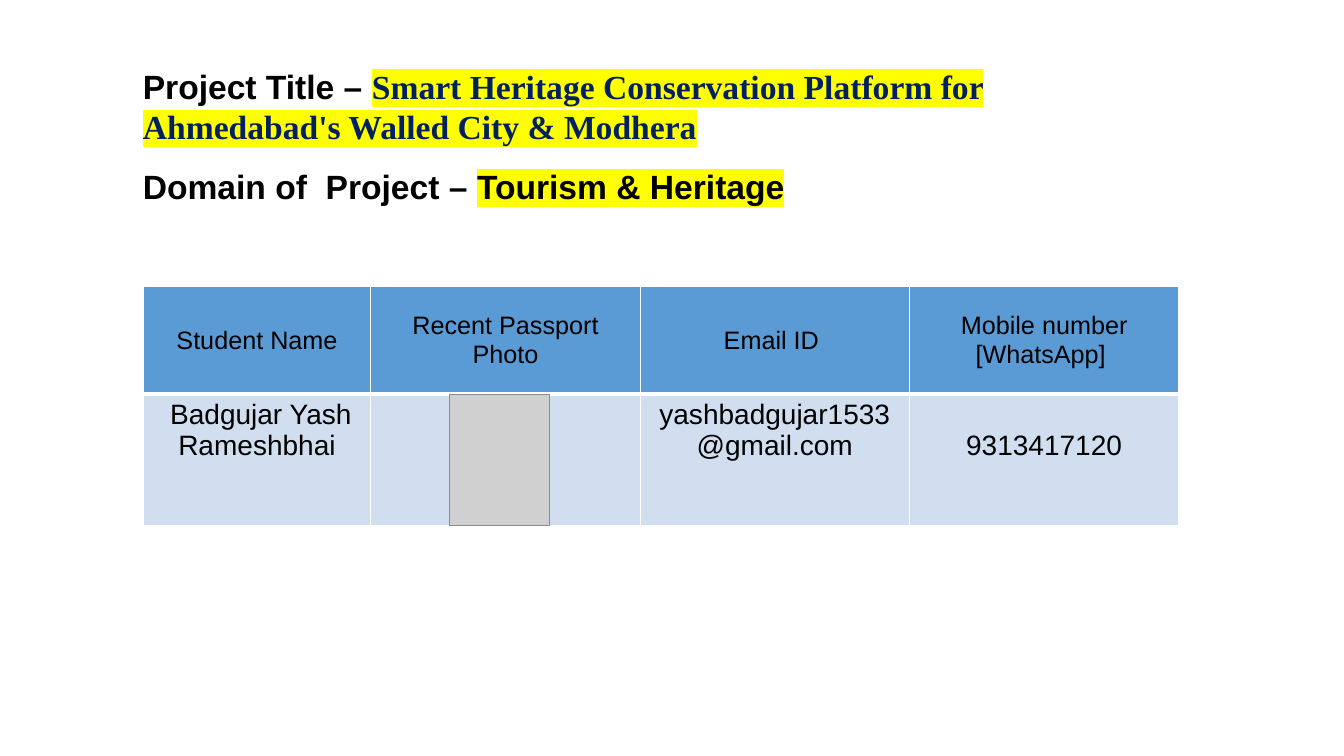
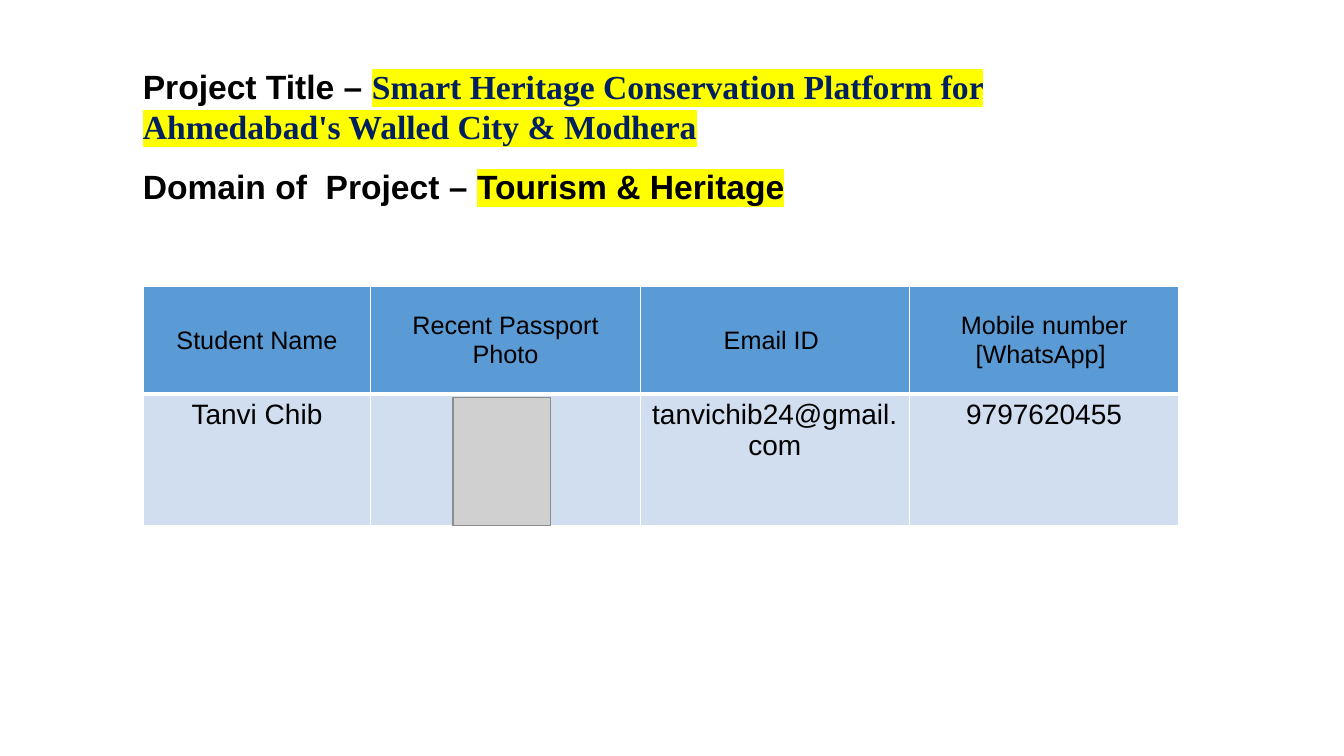
Before and after one commit to YashBadgujar15/Heritage-Intelligence-Platform, a slide deck: slide 2 of Hackathon_Submission_Files/Member_3_Project_Presentation.pptx. Drawn at 1344x756 pixels with LibreOffice and Linux fonts; fonts in the diff are those of the drawing; grey boxes stand for pictures. Boxes give left, top, right and bottom in pixels: in the first picture for what was removed or moved away, otherwise in the second. Text is boxed around its words. In the diff, an @@ line names an element or a change of style, - is before the commit and + after.

Commit message:
m-3 file add

```diff
--- a/Hackathon_Submission_Files/Member_3_Project_Presentation.pptx
+++ b/Hackathon_Submission_Files/Member_3_Project_Presentation.pptx
@@ table at (143, 286, 1179, 525) @@
-row 2: Badgujar Yash / Rameshbhai |  | yashbadgujar1533@gmail.com | 9313417120
+row 2: Tanvi Chib |  | tanvichib24@gmail.com | 9797620455
```
Also in this commit, not shown: 3 other slides changed.
